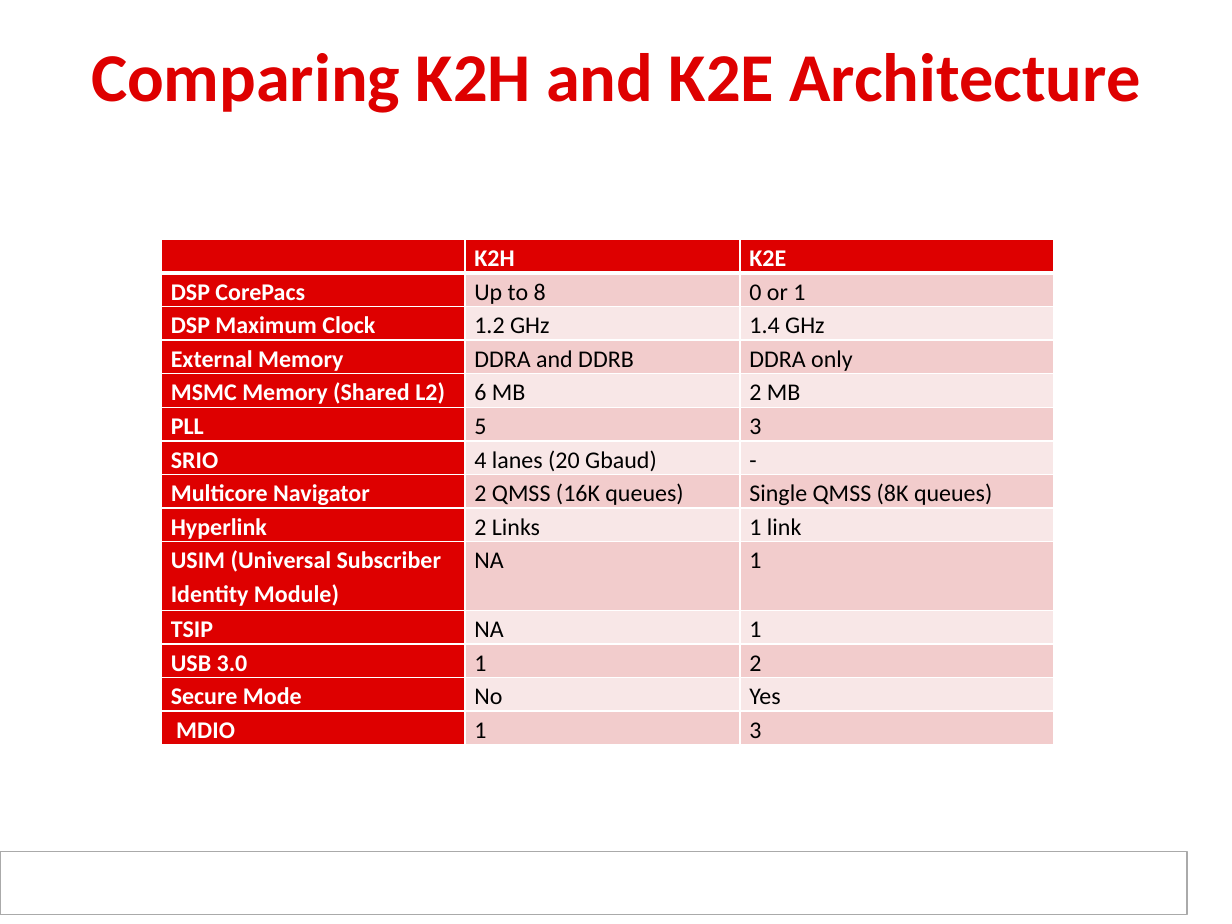
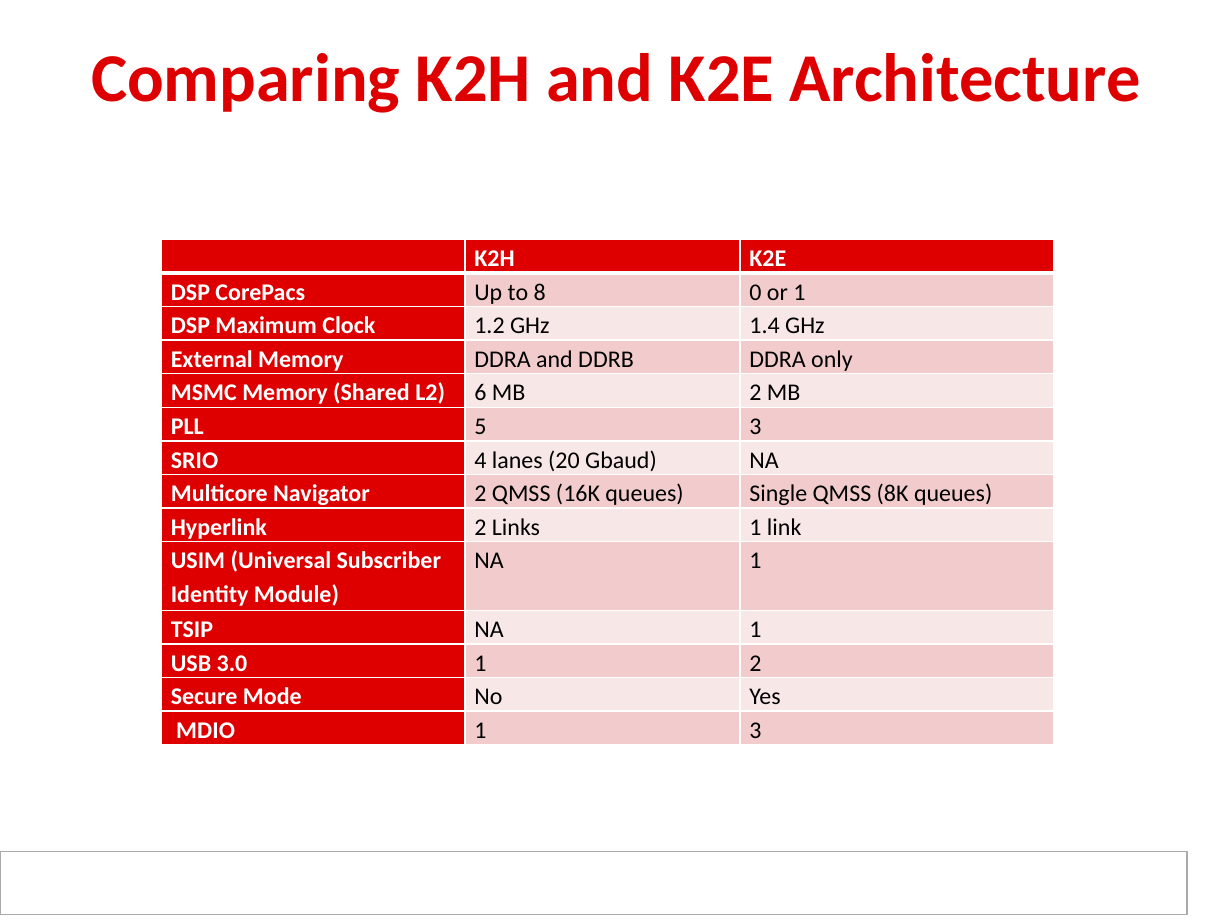
Before and after one commit to hari1989/keystone-workshop, a slide deck: slide 11 of slides/KeyStone_Edison.pptx (slide 10 before the commit). Drawn at 1232x924 pixels with LibreOffice and Linux fonts; fonts in the diff are those of the drawing; background and template pictures are left out. Boxes give left, top, right and bottom in pixels: in the first picture for what was removed or moved away, otherwise in the second. Text is boxed around its words. In the diff, an @@ line names an element or a change of style, - is before the commit and + after.

```diff
--- a/slides/KeyStone_Edison.pptx
+++ b/slides/KeyStone_Edison.pptx
@@ table at bbox=[161, 239, 1052, 742] @@
-row 7, column 3: -
+row 7, column 3: NA
```
Also in this commit, not shown: 12 other slides changed.
